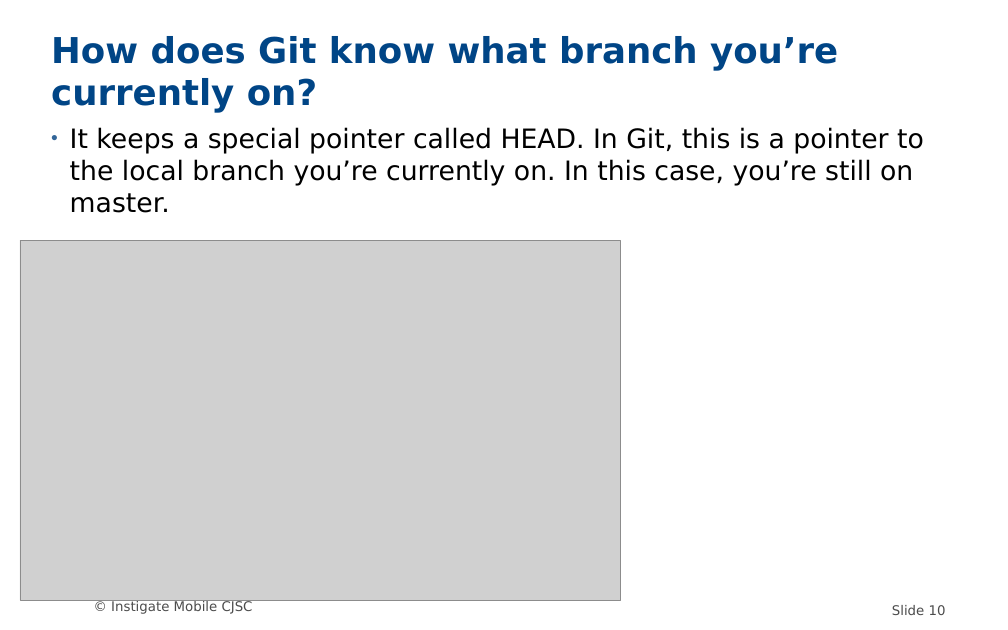
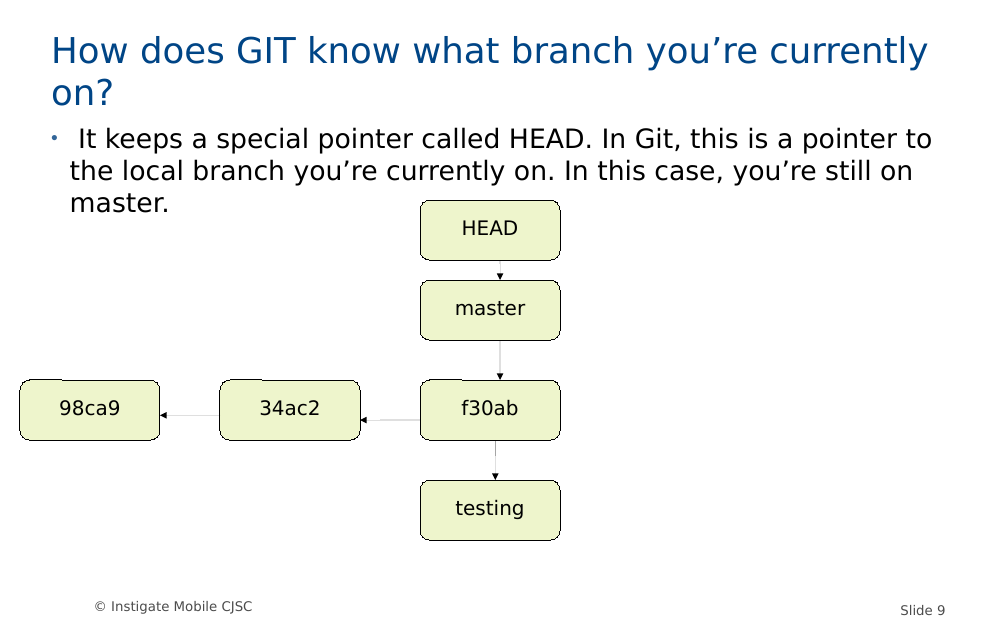
Before and after one commit to MariamP/myRepo, a slide deck: slide 9 of GIT.odp (slide 10 before the commit). Drawn at 1008x630 pixels with LibreOffice and Linux fonts; fonts in the diff are those of the drawing; grey boxes stand for pictures; background and template pictures are left out. Boxes give left, top, right and bottom in pixels: in the first picture for what was removed or moved away, otherwise in the second. Text is boxed around its words. In the diff, an @@ line names an element or a change of style, - is before the commit and + after.

```diff
--- a/GIT.odp
+++ b/GIT.odp
@@ title at box(51, 36, 928, 106): text changed; bold off @@
-How does Git know what branch you’re currently on?
+How does GIT know what branch you’re currently on?
@@ subtitle "It keeps a special pointer ..." rewrapped from box(70, 127, 924, 213) to box(70, 127, 933, 213) @@
@@ rounded rectangle added at box(420, 200, 560, 260), fill #AECF00 at 20% opacity, outline #000000 0 pt, 18 pt, text #000000 @@
+HEAD
@@ picture removed at box(20, 240, 620, 600) @@
@@ arrow added from (500, 260) to (500, 280), #000000 0 pt @@
@@ rounded rectangle added at box(420, 280, 560, 340), fill #AECF00 at 20% opacity, outline #000000 0 pt, 18 pt, text #000000 @@
+master
@@ arrow added from (500, 340) to (500, 380), #000000 0 pt @@
@@ rounded rectangle added at box(20, 380, 160, 440), fill #AECF00 at 20% opacity, outline #000000 0 pt, 18 pt, text #000000 @@
+98ca9
@@ rounded rectangle added at box(220, 380, 360, 440), fill #AECF00 at 20% opacity, outline #000000 0 pt, 18 pt, text #000000 @@
+34ac2
@@ rounded rectangle added at box(420, 380, 560, 440), fill #AECF00 at 20% opacity, outline #000000 0 pt, 18 pt, text #000000 @@
+f30ab
@@ arrow added from (220, 415) to (160, 415), #000000 0 pt @@
@@ arrow added from (420, 420) to (360, 420), #000000 0 pt @@
@@ arrow added from (495, 440) to (495, 480), #000000 0 pt @@
@@ rounded rectangle added at box(420, 480, 560, 540), fill #AECF00 at 20% opacity, outline #000000 0 pt, 18 pt, text #000000 @@
+testing
@@ page number at box(900, 605, 945, 615): text changed @@
-Slide 10
+Slide 9
```
Also in this commit, not shown: 10 other slides changed, 2 slides added, 4 slides removed.
